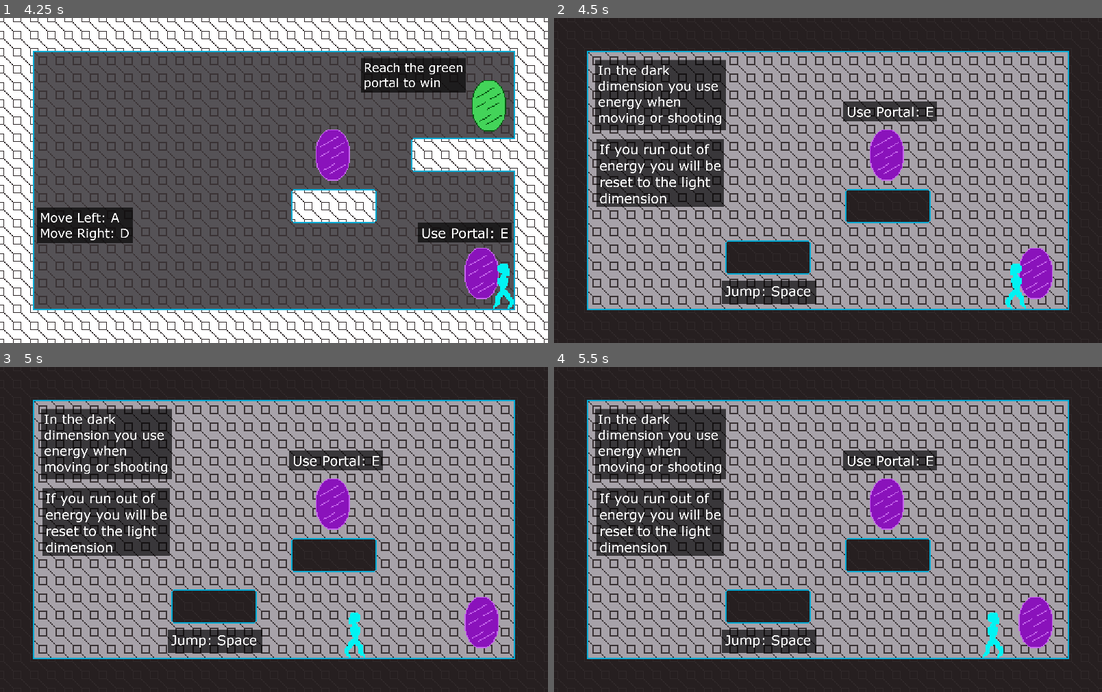
Above: before the commit, frames 1-4 (two rows, left to right).
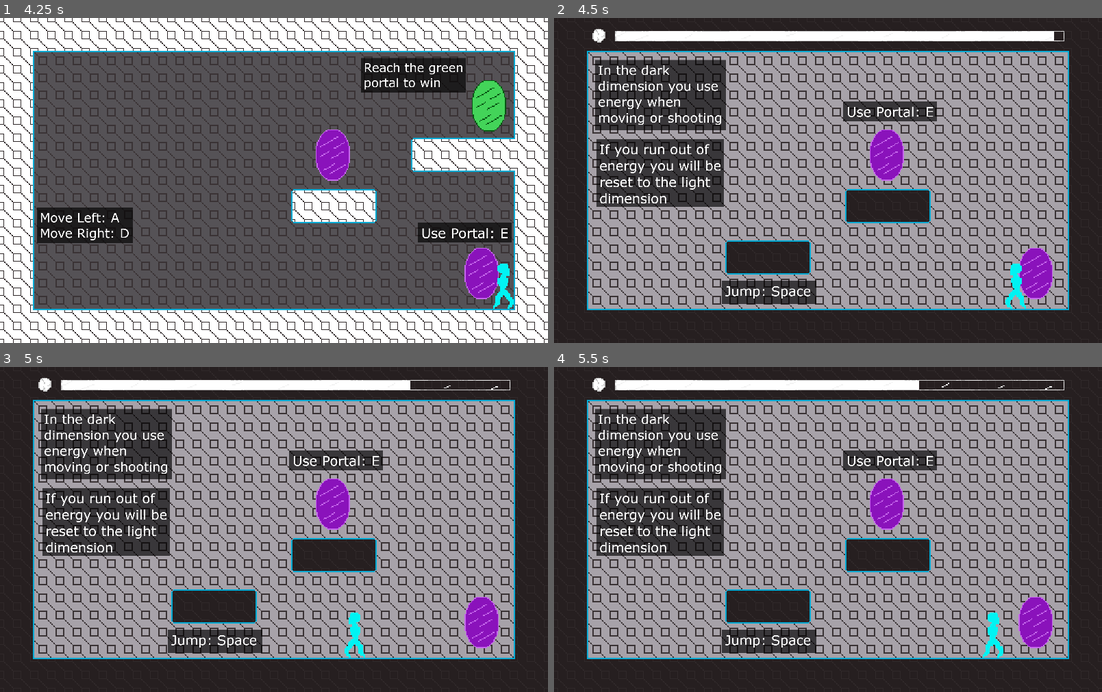
Above: after the commit, the same moments.

Repository: mrussell16/GMTKJ2021
Game: Godot game, scene res://levels/Level1.tscn
The game is run twice, just before and just after one commit, with the same random seed, the same clock (stepped at 60 frames per second) and the same inputs.
Inputs:
- Up to frame 1 (4.25 s): tap Enter at 0.5 s; hold D (move_right) 0.53-2.03 s; tap E (swap_dimension) every 0.75 s from 0.6 to 3.6 s; tap Space (jump) at 0.77, 1.52, 3.02, 3.77 s; hold A (move_left) 2.03-2.78 s; hold D (move_right) from 2.78 s (still down)
- Up to frame 2 (4.5 s): release D (move_right) at 4.28 s; hold A (move_left) from 4.28 s (still down); tap E (swap_dimension) at 4.35 s
- Up to frame 3 (5 s): keep holding A (move_left); tap Space (jump) at 4.52 s
- Up to frame 4 (5.5 s): release A (move_left) at 5.03 s; hold D (move_right) from 5.03 s (still down); tap E (swap_dimension) at 5.1 s

Frame 1 is identical in both runs. In frame 2, 2.6% of the frame differs, in the area x 7-94%, y 3-8%; in frame 3, 2.2%; in frame 4, 2.0%.

Commit message:
Add hud for energy bar

Diff:
--- a/characters/player/Player.gd
+++ b/characters/player/Player.gd
@@ -2,7 +2,7 @@
 
 class_name Player
 
-signal dark_time_remaining(time)
+signal dark_time_remaining(time, max_time)
 
 export var move_speed := 200.0
 export var jump_factor := 0.4
@@ -56,7 +56,7 @@
     velocity = move_and_slide(velocity, Vector2.UP)
 
     if !in_light:
-        emit_signal("dark_time_remaining", dark_timer)
+        emit_signal("dark_time_remaining", dark_timer, max_dark_time)
 
 
 func calculate_velocity(start_velocity: Vector2, direction: float, is_jumping: bool, is_jump_interrupted: bool) -> Vector2:
--- a/levels/Level1.tscn
+++ b/levels/Level1.tscn
@@ -1,10 +1,11 @@
-[gd_scene load_steps=6 format=2]
+[gd_scene load_steps=7 format=2]
 
 [ext_resource path="res://scripts/LevelManager.gd" type="Script" id=1]
 [ext_resource path="res://levels/Level1_dark.tscn" type="PackedScene" id=2]
 [ext_resource path="res://levels/Level1_light.tscn" type="PackedScene" id=3]
 [ext_resource path="res://characters/player/Player.tscn" type="PackedScene" id=4]
 [ext_resource path="res://objects/portal/Portal.tscn" type="PackedScene" id=5]
+[ext_resource path="res://ui/HUD.tscn" type="PackedScene" id=6]
 
 [node name="Level1" type="Node2D"]
 script = ExtResource( 1 )
@@ -12,6 +13,7 @@
 [node name="Dark" parent="." instance=ExtResource( 2 )]
 
 [node name="Light" parent="." instance=ExtResource( 3 )]
+visible = false
 
 [node name="Portals" type="Node2D" parent="."]
 
@@ -30,7 +32,12 @@
 limit_right = 512
 limit_bottom = 304
 
+[node name="HUD" parent="." instance=ExtResource( 6 )]
+
 [connection signal="end_portal_entered" from="Light" to="." method="_on_end_portal_entered"]
 [connection signal="swap_dimension" from="Portals/Portal" to="." method="swap_dimension"]
 [connection signal="swap_dimension" from="Portals/Portal2" to="." method="swap_dimension"]
 [connection signal="dark_time_remaining" from="Player" to="." method="_on_player_dark_time_remaining"]
+[connection signal="dark_time_remaining" from="Player" to="HUD" method="_on_dark_time_remaining"]
+
+[editable path="HUD"]
--- a/project.godot
+++ b/project.godot
@@ -14,6 +14,11 @@
 "language": "GDScript",
 "path": "res://scripts/DimensionManager.gd"
 }, {
+"base": "Control",
+"class": "HUD",
+"language": "GDScript",
+"path": "res://ui/HUD.gd"
+}, {
 "base": "Node2D",
 "class": "LevelManager",
 "language": "GDScript",
@@ -26,6 +31,7 @@
 } ]
 _global_script_class_icons={
 "DimensionManager": "",
+"HUD": "",
 "LevelManager": "",
 "Player": ""
 }
--- a/scripts/LevelManager.gd
+++ b/scripts/LevelManager.gd
@@ -4,10 +4,12 @@
 
 onready var DimensionManager = preload("res://scripts/DimensionManager.gd")
 onready var Player = preload("res://characters/player/Player.gd")
+onready var HUD = preload("res://ui/HUD.gd")
 
 onready var dark_level: DimensionManager = $Dark
 onready var light_level: DimensionManager = $Light
 onready var player: Player = $Player
+onready var hud: HUD = $HUD
 
 var in_light := false
 var entry_portal_position := Vector2(52.0, 270.0)
@@ -30,6 +32,7 @@
     light_level.set_active(in_light)
     dark_level.set_active(!in_light)
     player.set_dimension(in_light)
+    hud.set_dimension(in_light)
 
 
 func reset_player():
@@ -42,6 +45,6 @@
     print("End level")
 
 
-func _on_player_dark_time_remaining(time: float):
+func _on_player_dark_time_remaining(time: float, _max_time: float):
     if time <= 0:
         reset_player()
--- /dev/null
+++ b/ui/HUD.gd
@@ -0,0 +1,14 @@
+extends Control
+
+class_name HUD
+
+onready var energy_bar_container: Control = $EnergyBar
+onready var energy_bar: TextureRect = $EnergyBar/Bar
+
+
+func _on_dark_time_remaining(time: float, max_time: float) -> void:
+    energy_bar.rect_scale.x = time / max_time
+
+
+func set_dimension(light: bool) -> void:
+    energy_bar_container.visible = !light
--- /dev/null
+++ b/ui/HUD.tscn
@@ -0,0 +1,51 @@
+[gd_scene load_steps=5 format=2]
+
+[ext_resource path="res://objects/light_seed/LightSeed.png" type="Texture" id=1]
+[ext_resource path="res://ui/EnergyBackground.png" type="Texture" id=2]
+[ext_resource path="res://ui/HUD.gd" type="Script" id=3]
+[ext_resource path="res://ui/EnergyBar.png" type="Texture" id=4]
+
+[node name="HUD" type="Control"]
+anchor_right = 1.0
+anchor_bottom = 1.0
+script = ExtResource( 3 )
+__meta__ = {
+"_edit_use_anchors_": false
+}
+
+[node name="EnergyBar" type="Control" parent="."]
+margin_right = 40.0
+margin_bottom = 40.0
+__meta__ = {
+"_edit_use_anchors_": false
+}
+
+[node name="Icon" type="TextureRect" parent="EnergyBar"]
+margin_left = 33.6659
+margin_top = 7.61804
+margin_right = 54.6659
+margin_bottom = 28.618
+texture = ExtResource( 1 )
+__meta__ = {
+"_edit_use_anchors_": false
+}
+
+[node name="Bar" type="TextureRect" parent="EnergyBar"]
+margin_left = 57.0
+margin_top = 12.0
+margin_right = 477.0
+margin_bottom = 22.0
+texture = ExtResource( 4 )
+__meta__ = {
+"_edit_use_anchors_": false
+}
+
+[node name="Background" type="TextureRect" parent="EnergyBar"]
+margin_left = 57.0
+margin_top = 12.0
+margin_right = 477.0
+margin_bottom = 22.0
+texture = ExtResource( 2 )
+__meta__ = {
+"_edit_use_anchors_": false
+}
Binary file added: objects/light_seed/LightSeed.png
Not shown, added: objects/light_seed/LightSeed.png.import
Binary file added: ui/EnergyBackground.png
Not shown, added: ui/EnergyBackground.png.import
Binary file added: ui/EnergyBar.png
Not shown, added: ui/EnergyBar.png.import
